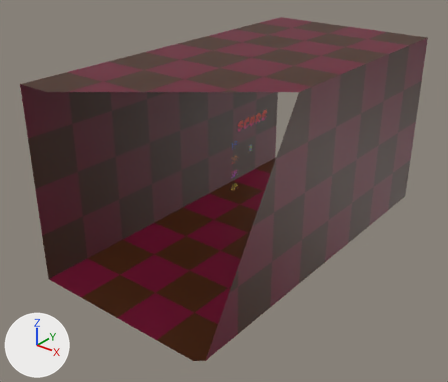
An edit to the Blender file src/models/end/end.blend, drawn before and after from the same camera.
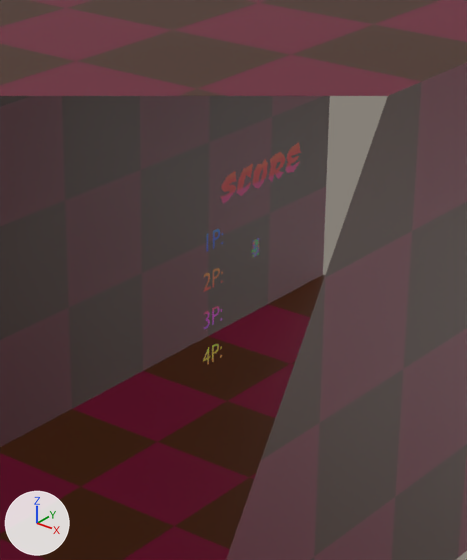
There are two pictures of each version: one whole from a camera (50 mm lens) standing at (344.0, -472.0, 238.0) and looking at (-9.0, -30.0, -36.0), one close up on the part from 35% to 73% of the width and 15% to 69% of the height. Arrows for +X, +Y and +Z are at lower left; the lights stay in place. Everything nearer to the camera than a plane just in front of the edit is cut away.

In view in the first close-up: 'end_background', 'number_8', 'text_score', 'text_scores'.
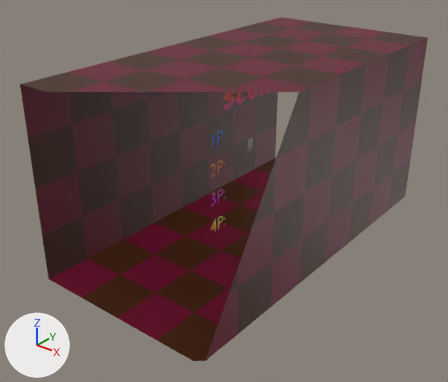
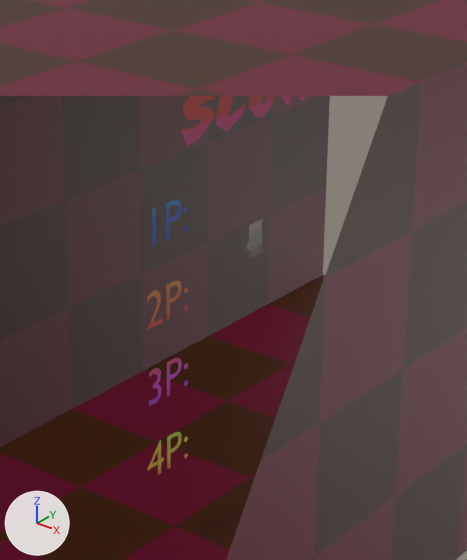
Location of each change, [x1, y1, x2, y2] in pixels of the close-ups (467 x 560 px):
'text_score', mesh rescaled: before [220, 142, 301, 204]; after [181, 96, 306, 146]
'text_scores', mesh rescaled (100% wider, 101% taller): before [203, 229, 223, 365]; after [147, 200, 188, 475]
'number_8', mesh rescaled (88% wider, 106% taller): before [252, 240, 259, 257]; after [248, 221, 262, 257]

The edits, one by one:
me_text_score has 81 vertices, 39 faces and spans x 0.11, y -1.41..1.56, z 1.62..2.3.
me_text_score is used by ob_text_score; location (0.0, 0.0, 0.0); scale (16.6, 16.6, 16.6).
me_text_score part 1: the whole mesh is scaled about its middle by 2, then moved by (0.05, 0.08, 1.96).
me_text_scores has 199 vertices, 98 faces and spans x 0.8, y -30.3..-19.1, z -32.4..17.1.
me_text_scores is used by ob_text_scores; location (0.0, 0.0, 0.0); scale (1.05, 1.05, 1.05).
me_text_scores part 2: the whole mesh is scaled about its middle by 2, then moved by (-0.1, -24.6, -7.6).
me_number_8 has 28 vertices, 16 faces and spans x 0.79, y -2.21..2.06, z -0.04..6.74.
me_number_8 is used by ob_number_8; location (0.0, 0.0, 0.0).
me_number_8 part 3: the whole mesh is scaled about its middle by 2, then moved by (-0.21, -0.03, 3.38).
